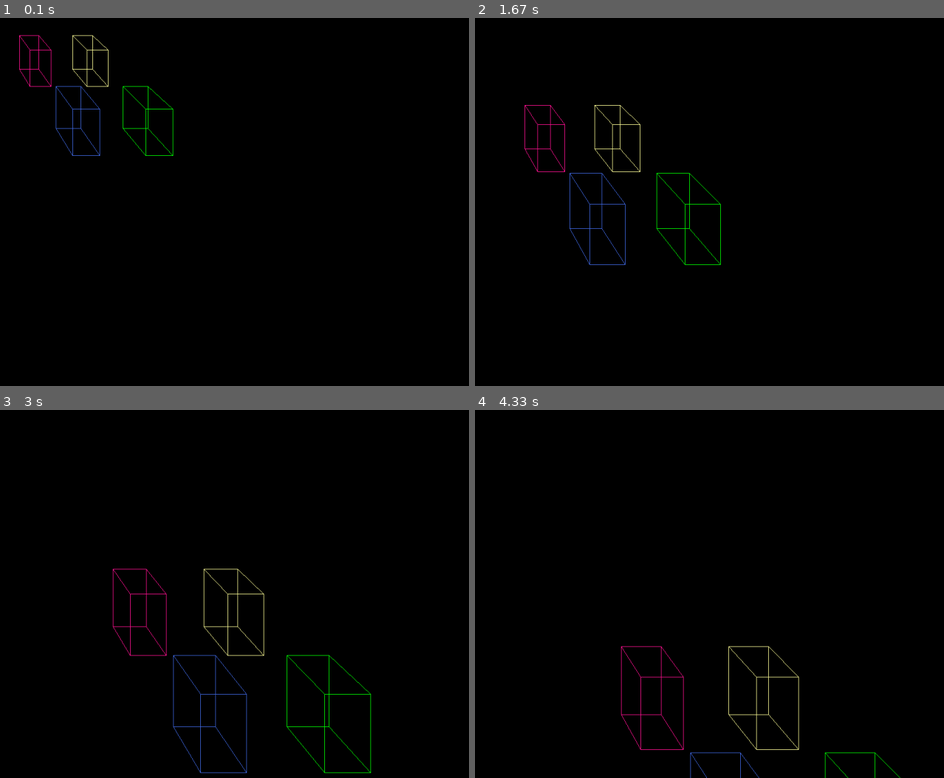
Above: before the commit, frames 1-4 (two rows, left to right).
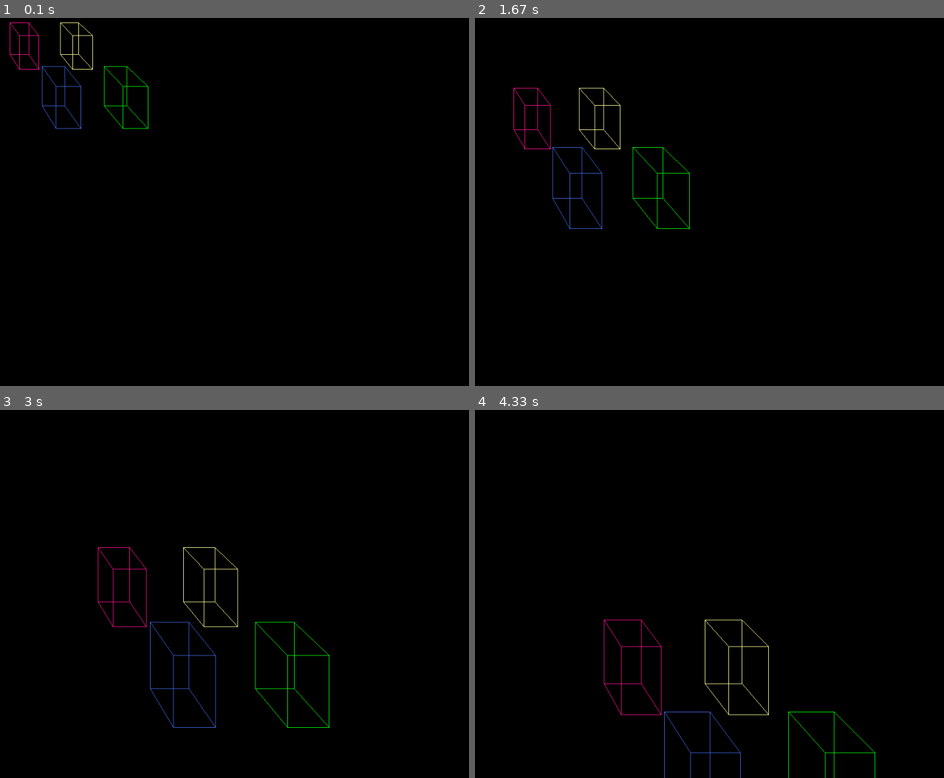
Above: after the commit, the same moments.

Repository: pabramowska/graphics
Game: pygame game, started from camera/main.py
Same seed, same stepped clock (60 frames per second), same inputs: the game is played once before the commit and once after it.
Inputs:
- Up to frame 1 (0.1 s): no input
- Up to frame 2 (1.67 s): tap S at 0.33 s; hold Right 0.67-1.13 s; tap Z at 0.73, 1.03, 1.23, 1.57 s; tap X at 0.82 s; hold Up 1.17-1.47 s; hold W 1.17-1.47 s; hold Right from 1.5 s (still down)
- Up to frame 3 (3 s): tap Z at 1.87, 2.07, 2.37, 2.63, 2.97 s; release Right at 1.97 s; hold Left 2-2.53 s; tap X at 2.15 s; hold Down 2.57-2.87 s; hold S 2.57-2.87 s; hold Left from 2.9 s (still down)
- Up to frame 4 (4.33 s): tap Z at 3.27, 3.4, 3.8, 4.1 s; release Left at 3.3 s; hold Up 3.33-3.7 s; hold W 3.33-3.7 s; tap X at 3.48 s; hold Right from 3.73 s (still down)

The runs differ from the first frame. In frame 1, 1.1% of the frame differs, in the area x 2-38%, y 1-38%; in frame 2, 1.4%; in frame 3, 2.0%, in the area x 20-80%, y 37-99%; in frame 4, 1.4%.

Commit message:
math version

Diff:
--- a/camera/main.py
+++ b/camera/main.py
@@ -1,6 +1,6 @@
 import asyncio
-import numpy as np
 import pygame
+import math
 
 pygame.init()
 surface_size = (1200,1000)
@@ -16,17 +16,24 @@
     green = (0,255,0)
 
     #współrzędne obiektów
-    location_first_front = np.array([[519, 600, 1.5], [589, 600,1.5], [519, 700,1.5], [589, 700,1.5],[519, 600, 1.6], [589, 600,1.6], [519, 700,1.6], [589, 700,1.6]])
-    location_first_back = np.array([[520, 600, 1.2], [590, 600,1.2], [520, 700,1.2], [590, 700,1.2],[520, 600, 1.3], [590, 600,1.3], [520, 700,1.3], [590, 700,1.3]])
-    location_second_front = np.array([[709, 600,1.5], [779, 600, 1.5], [709, 700, 1.5], [779, 700, 1.5], [709, 600, 1.6], [779, 600, 1.6], [709, 700, 1.6], [779, 700, 1.6]])
-    location_second_back = np.array([[710, 600, 1.2], [780, 600, 1.2], [710, 700, 1.2], [780, 700, 1.2], [710, 600, 1.3], [780, 600, 1.3], [710, 700, 1.3], [780, 700, 1.3]])
+    location_first_front = [[519, 600, 1.5], [589, 600,1.5], [519, 700,1.5], [589, 700,1.5],[519, 600, 1.6], [589, 600,1.6], [519, 700,1.6], [589, 700,1.6]]
+    location_first_back = [[520, 600, 1.2], [590, 600,1.2], [520, 700,1.2], [590, 700,1.2],[520, 600, 1.3], [590, 600,1.3], [520, 700,1.3], [590, 700,1.3]]
+    location_second_front = [[709, 600,1.5], [779, 600, 1.5], [709, 700, 1.5], [779, 700, 1.5], [709, 600, 1.6], [779, 600, 1.6], [709, 700, 1.6], [779, 700, 1.6]]
+    location_second_back = [[710, 600, 1.2], [780, 600, 1.2], [710, 700, 1.2], [780, 700, 1.2], [710, 600, 1.3], [780, 600, 1.3], [710, 700, 1.3], [780, 700, 1.3]]
 
 
     def multiply_vector_normalized(vector, matrix):
-        result_vector = np.matmul(vector,matrix)
-        n = result_vector[2]
-        if(n!=0):
-            result_vector/= n
+        result_vector = [0, 0, 0]
+        result_vector[0] = vector[0] * matrix[0][0] + vector[1] * matrix[1][0] + vector[2] * matrix[2][0] + matrix[3][0]
+        result_vector[1] = vector[0] * matrix[0][1] + vector[1] * matrix[1][1] + vector[2] * matrix[2][1] + matrix[3][1]
+        result_vector[2] = vector[0] * matrix[0][2] + vector[1] * matrix[1][2] + vector[2] * matrix[2][2] + matrix[3][2]
+        n = vector[0] * matrix[0][3] + vector[1] * matrix[1][3] + vector[2] * matrix[2][3] + matrix[3][3]
+
+        if (n != 0):
+            result_vector[0] /= n
+            result_vector[1] /= n
+            result_vector[2] /= n
+
         return result_vector
 
 
@@ -37,8 +44,8 @@
         z_max = 1000
         field_of_view =  95
         aspect_ratio = surface_size[1] / surface_size[0]
-        field_of_view_rad = 1 / np.tan(np.deg2rad(field_of_view / 2))
-        projection_matrix = np.array([[0.0, 0.0, 0.0, 0.0] for _ in range(4)])
+        field_of_view_rad = 1 / math.tan((field_of_view / 2)*math.pi/180)
+        projection_matrix = [[0.0, 0.0, 0.0, 0.0] for _ in range(4)]
         projection_matrix[0][0] = aspect_ratio * field_of_view_rad
         projection_matrix[1][1] = field_of_view_rad
         projection_matrix[2][2] = z_max / (z_max - z_min)
@@ -48,31 +55,33 @@
 
         for vector in coordinates:
             vector_list.append(multiply_vector_normalized(vector,projection_matrix))
-        return np.array(vector_list)
+        return vector_list
 
 
     def move(coordinates, x_move, y_move, z_move):
-        coordinates[:,0]+=x_move
-        coordinates[:,1]+=y_move
-        coordinates[:,2]+=z_move
+        for vector in coordinates:
+            vector[0]+=x_move
+            vector[1]+=y_move
+            vector[2]+=z_move
         return coordinates
 
 
     def scale(coordinates, scalex, scaley):
-        coordinates[:,0]*=scalex
-        coordinates[:,1]*=scaley
+        for vector in coordinates:
+            vector[0]*=scalex
+            vector[1]*=scaley
         return coordinates
 
     def rotate(coordinates, theta):
-        moy = np.array([
-            [np.cos(theta), 0, np.sin(theta), 0],
+        moy = [
+            [math.cos(theta), 0, math.sin(theta), 0],
             [0, 1, 0, 0],
-            [-np.sin(theta), 0, np.cos(theta), 0],
-            [0, 0, 0, 1]])
+            [-math.sin(theta), 0, math.cos(theta), 0],
+            [0, 0, 0, 1]]
         rotated = []
         for vector in coordinates:
-            rotated.append(np.matmul(np.append(vector,1),moy))
-        rotated = np.array(rotated)
+            mul_vector = vector.append(1)
+            rotated.append(multiply_vector_normalized(mul_vector,moy))
         return rotated
 
     def draw(coordinates,color):
@@ -97,16 +106,14 @@
 
     def draw_transformed(location, x_move, y_move, z_move, x_scale, y_scale,color,theta):
         moved = move(location, x_move, y_move, z_move)
-        rotated = rotate(moved, theta)
-        projected = project(rotated)
+        #rotated = rotate(moved, theta)
+        projected = project(moved)
         scaled = scale(projected,x_scale,y_scale)
         draw(scaled, color)
 
     x_move, y_move, z_move = 0,0,0
-    rot_x=0
     game_on=True
     x_scale,y_scale=1,1
-    sx,sy=0,0
     deg = 0
 
 
